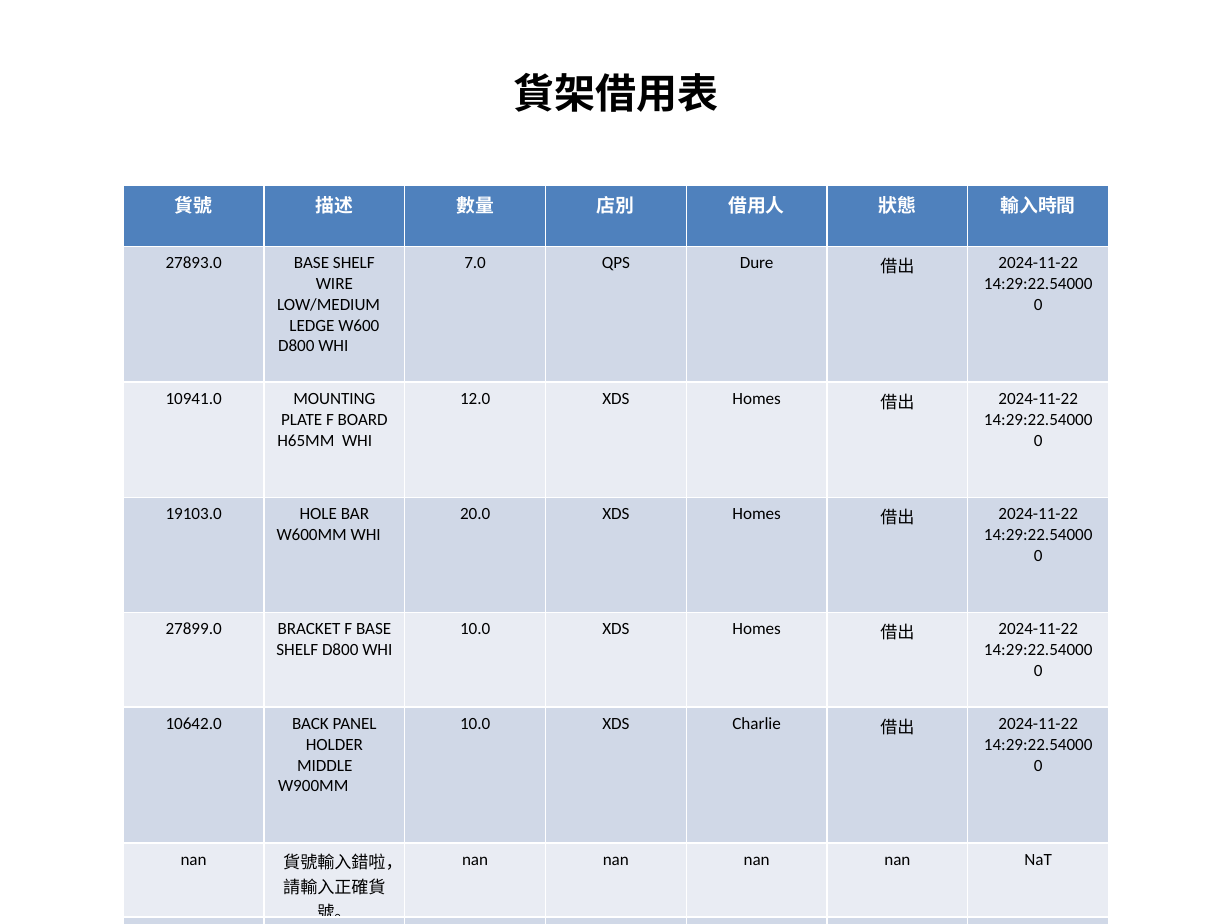
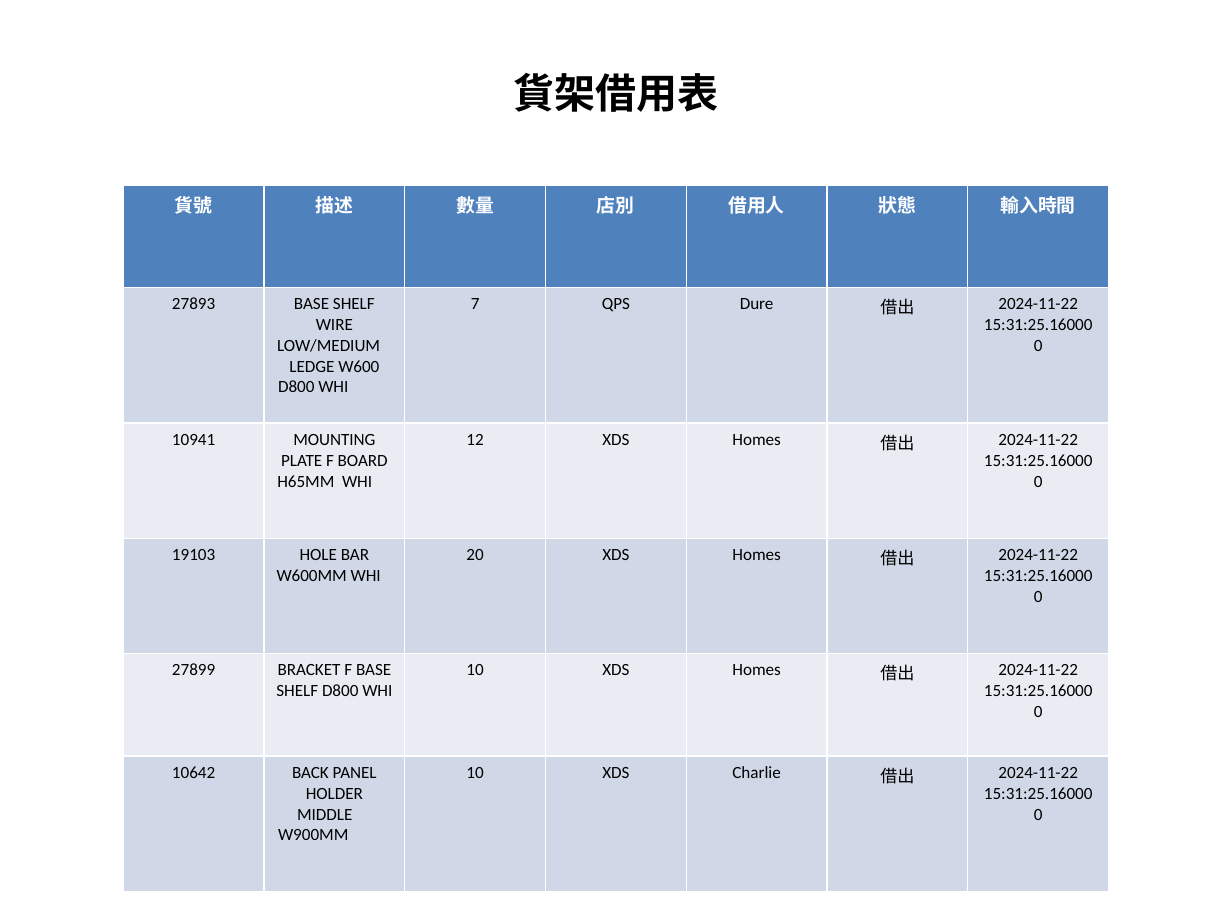
Before and after one commit to DaweiHao73/Racking_info_bot, a slide deck: slide 1 of 貨架借用表.pptx. Drawn at 1232x924 pixels with LibreOffice and Linux fonts; fonts in the diff are those of the drawing. Boxes give left, top, right and bottom in pixels: in the first picture for what was removed or moved away, otherwise in the second. Text is boxed around its words. In the diff, an @@ line names an element or a change of style, - is before the commit and + after.

```diff
--- a/貨架借用表.pptx
+++ b/貨架借用表.pptx
@@ table at (123,185,1106,844) @@
-row 2: 27893.0 | BASE SHELF WIRE LOW/MEDIUM LEDGE W600 D800 WHI | 7.0 | QPS | Dure | 借出 | 2024-11-22 14:29:22.540000
-row 3: 10941.0 | MOUNTING PLATE F BOARD H65MM WHI | 12.0 | XDS | Homes | 借出 | 2024-11-22 14:29:22.540000
-row 4: 19103.0 | HOLE BAR W600MM WHI | 20.0 | XDS | Homes | 借出 | 2024-11-22 14:29:22.540000
-row 5: 27899.0 | BRACKET F BASE SHELF D800 WHI | 10.0 | XDS | Homes | 借出 | 2024-11-22 14:29:22.540000
-row 6: 10642.0 | BACK PANEL HOLDER MIDDLE W900MM | 10.0 | XDS | Charlie | 借出 | 2024-11-22 14:29:22.540000
-row 7: nan | 貨號輸入錯啦，請輸入正確貨號。 | nan | nan | nan | nan | NaT
-row 8: nan | 貨號輸入錯啦，請輸入正確貨號。 | nan | nan | nan | nan | NaT
-row 9: nan | 貨號輸入錯啦，請輸入正確貨號。 | nan | nan | nan | nan | NaT
-row 10: nan | 貨號輸入錯啦，請輸入正確貨號。 | nan | nan | nan | nan | NaT
+row 2: 27893 | BASE SHELF WIRE LOW/MEDIUM LEDGE W600 D800 WHI | 7 | QPS | Dure | 借出 | 2024-11-22 15:31:25.160000
+row 3: 10941 | MOUNTING PLATE F BOARD H65MM WHI | 12 | XDS | Homes | 借出 | 2024-11-22 15:31:25.160000
+row 4: 19103 | HOLE BAR W600MM WHI | 20 | XDS | Homes | 借出 | 2024-11-22 15:31:25.160000
+row 5: 27899 | BRACKET F BASE SHELF D800 WHI | 10 | XDS | Homes | 借出 | 2024-11-22 15:31:25.160000
+row 6: 10642 | BACK PANEL HOLDER MIDDLE W900MM | 10 | XDS | Charlie | 借出 | 2024-11-22 15:31:25.160000
```
Also in this commit, not shown: 1 other file.
